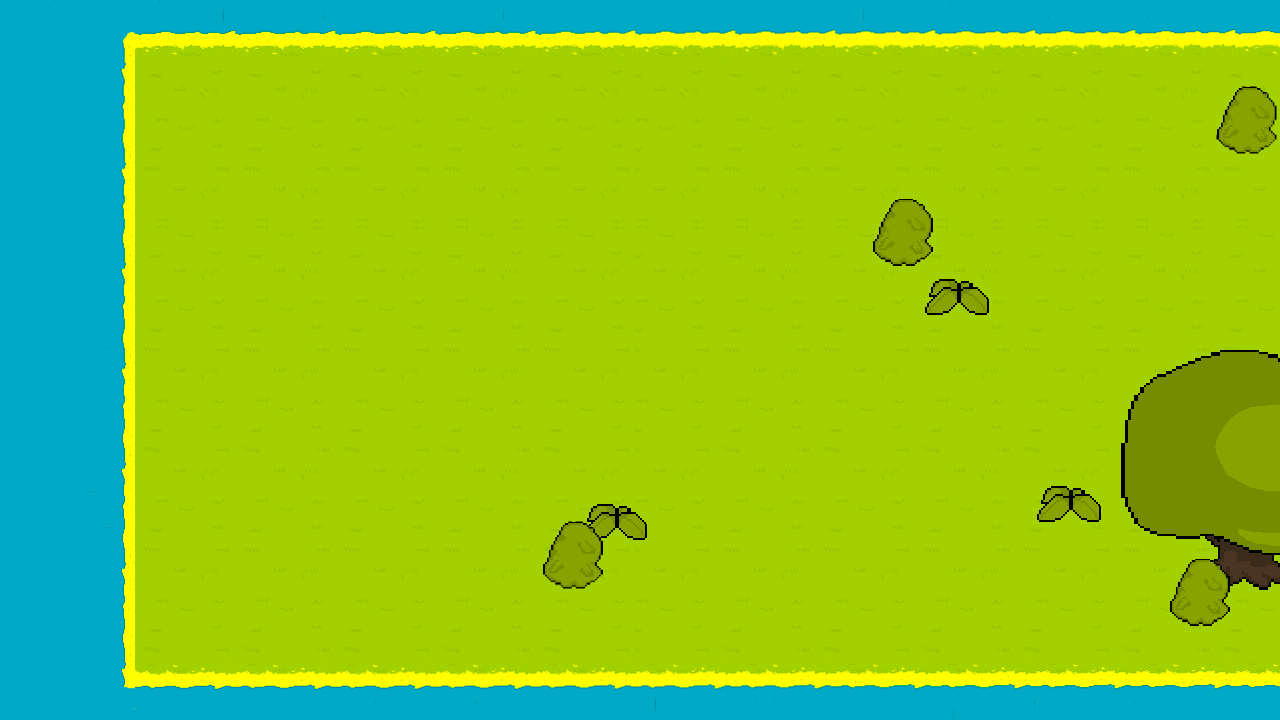
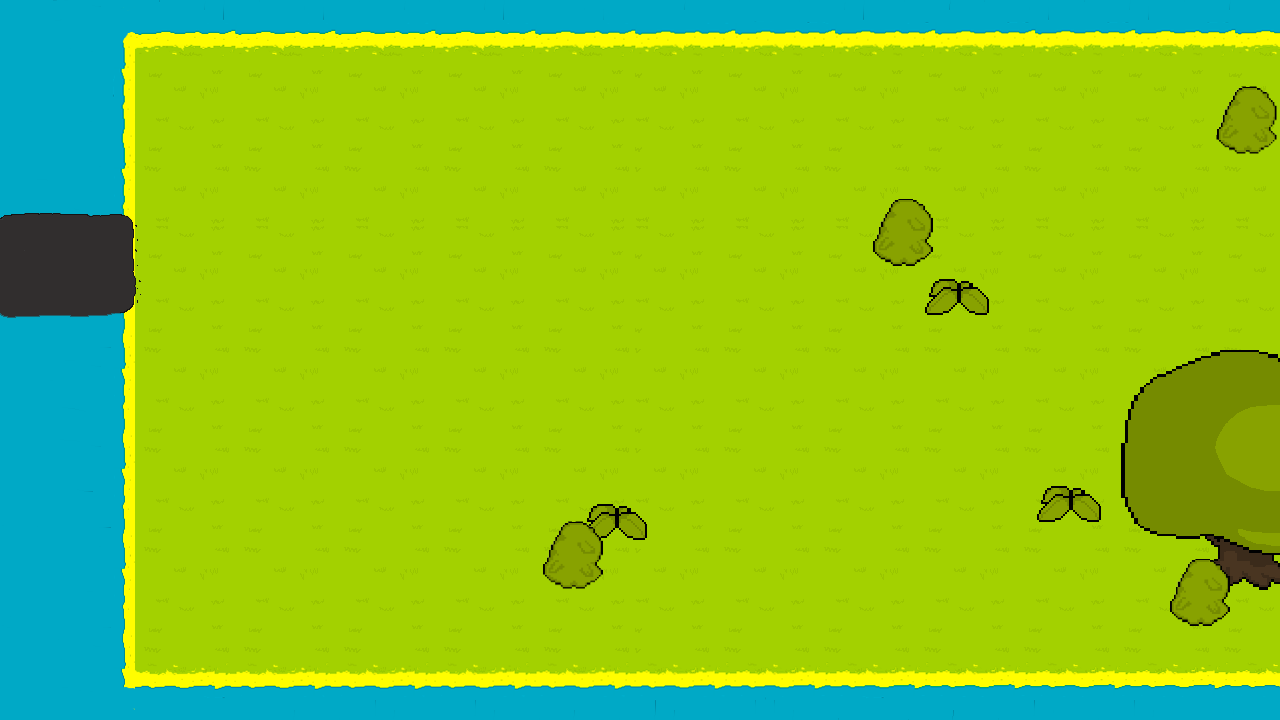
Revision of a layered 1280px x 720px image; what changed, layer by layer:
painted on "Tile-D6.psd" over [0, 213, 141, 318]
